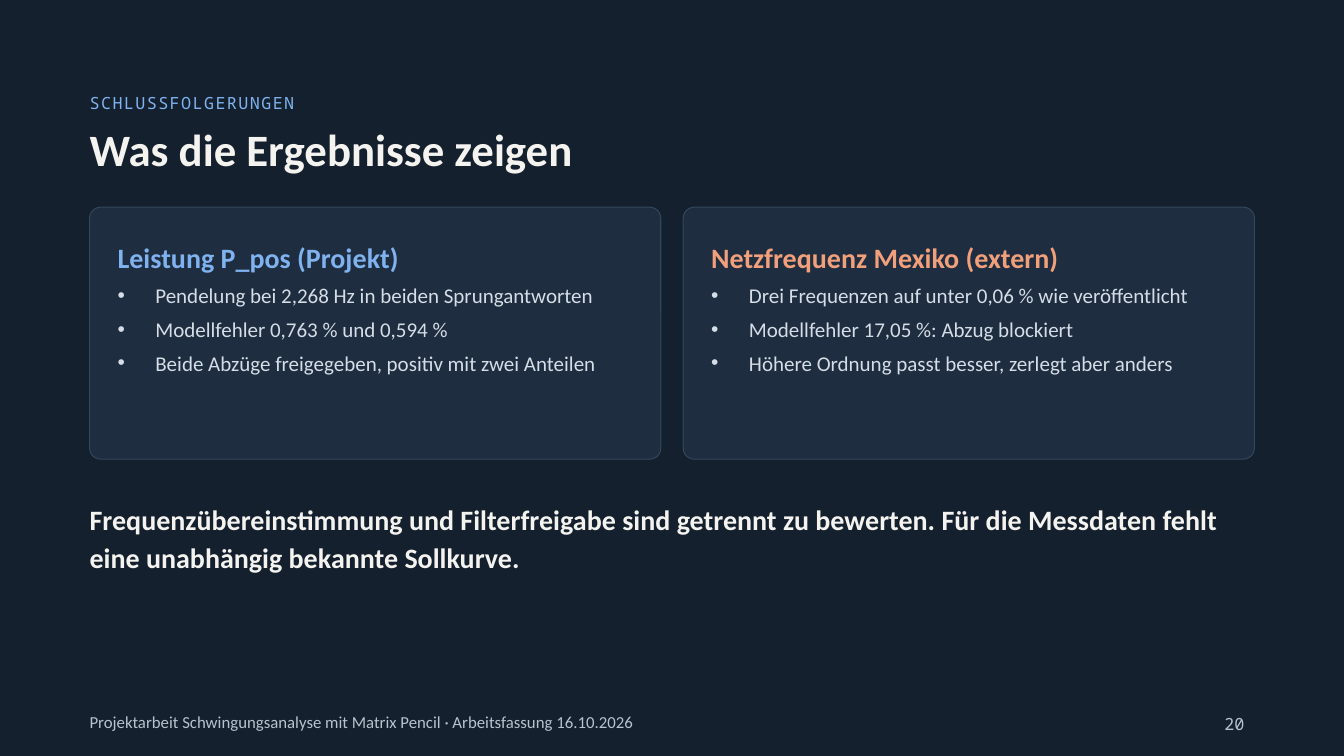
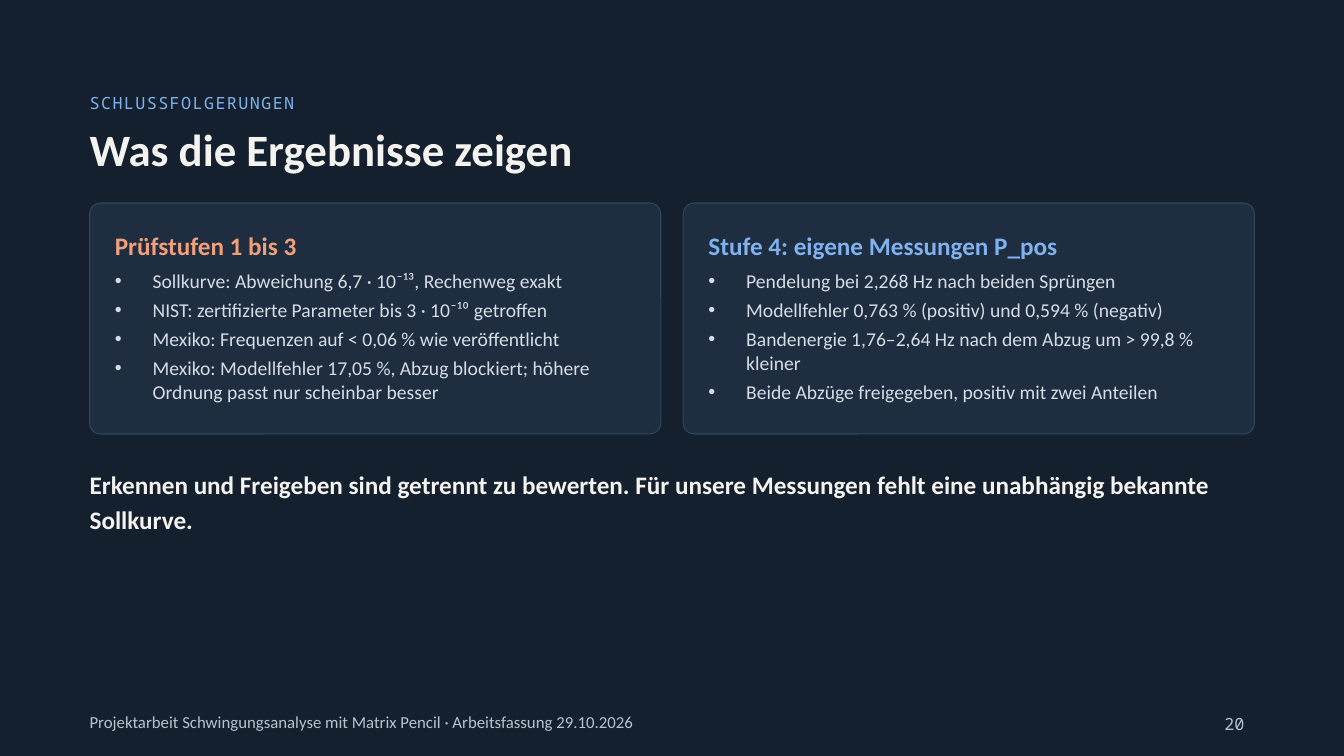
Before and after one commit to relaytoroot/prony_matrix_pencil_filter, a slide deck: slide 20 of docs/praesentation/Ergebnisse_Matrix_Pencil_Arbeitsfassung.pptx. Drawn at 1344x756 pixels with LibreOffice and Linux fonts; fonts in the diff are those of the drawing. Boxes give left, top, right and bottom in pixels: in the first picture for what was removed or moved away, otherwise in the second. Text is boxed around its words. In the diff, an @@ line names an element or a change of style, - is before the commit and + after.

```diff
--- a/docs/praesentation/Ergebnisse_Matrix_Pencil_Arbeitsfassung.pptx
+++ b/docs/praesentation/Ergebnisse_Matrix_Pencil_Arbeitsfassung.pptx
@@ rounded rectangle: place and size @@
-rounded rectangle at (90, 208, 661, 460)
+rounded rectangle at (90, 203, 661, 434)
@@ rounded rectangle at (90, 203, 661, 434): proportions changed @@
@@ rounded rectangle at (684, 203, 1255, 434): proportions changed @@
@@ rounded rectangle: place and size @@
-rounded rectangle at (684, 208, 1255, 460)
+rounded rectangle at (684, 203, 1255, 434)
@@ text at (115, 237, 297, 255): text changed; size 20 to 18 pt; text colour #7FB2EE to #F2A07B @@
-Leistung P_pos (Projekt)
+Prüfstufen 1 bis 3
@@ text at (708, 237, 1057, 260): text changed; size 20 to 18 pt; text colour #F2A07B to #7FB2EE @@
-Netzfrequenz Mexiko (extern)
+Stufe 4: eigene Messungen P_pos
@@ text at (153, 273, 590, 403): text changed; size 15 to 14 pt @@
-• Pendelung bei 2,268 Hz in beiden Sprungantworten
-• Modellfehler 0,763 % und 0,594 %
-• Beide Abzüge freigegeben, positiv mit zwei Anteilen
+• Sollkurve: Abweichung 6,7 · 10⁻¹³, Rechenweg exakt
+• NIST: zertifizierte Parameter bis 3 · 10⁻¹⁰ getroffen
+• Mexiko: Frequenzen auf < 0,06 % wie veröffentlicht
+• Mexiko: Modellfehler 17,05 %, Abzug blockiert; höhere Ordnung passt nur scheinbar besser
@@ text at (746, 274, 1175, 403): text changed; size 15 to 14 pt @@
-• Drei Frequenzen auf unter 0,06 % wie veröffentlicht
-• Modellfehler 17,05 %: Abzug blockiert
-• Höhere Ordnung passt besser, zerlegt aber anders
+• Pendelung bei 2,268 Hz nach beiden Sprüngen
+• Modellfehler 0,763 % (positiv) und 0,594 % (negativ)
+• Bandenergie 1,76–2,64 Hz nach dem Abzug um > 99,8 % kleiner
+• Beide Abzüge freigegeben, positiv mit zwei Anteilen
@@ text at (90, 476, 1208, 529): text changed; size 20 to 18 pt @@
-Frequenzübereinstimmung und Filterfreigabe sind getrennt zu bewerten. Für die Messdaten fehlt eine unabhängig bekannte Sollkurve.
+Erkennen und Freigeben sind getrennt zu bewerten. Für unsere Messungen fehlt eine unabhängig bekannte Sollkurve.
@@ text at (90, 716, 632, 731): text changed @@
-Projektarbeit Schwingungsanalyse mit Matrix Pencil · Arbeitsfassung 16.10.2026
+Projektarbeit Schwingungsanalyse mit Matrix Pencil · Arbeitsfassung 29.10.2026
```
Also in this commit, not shown: 8 other slides changed, 1 slide added, 1 slide removed, 1 other file.
